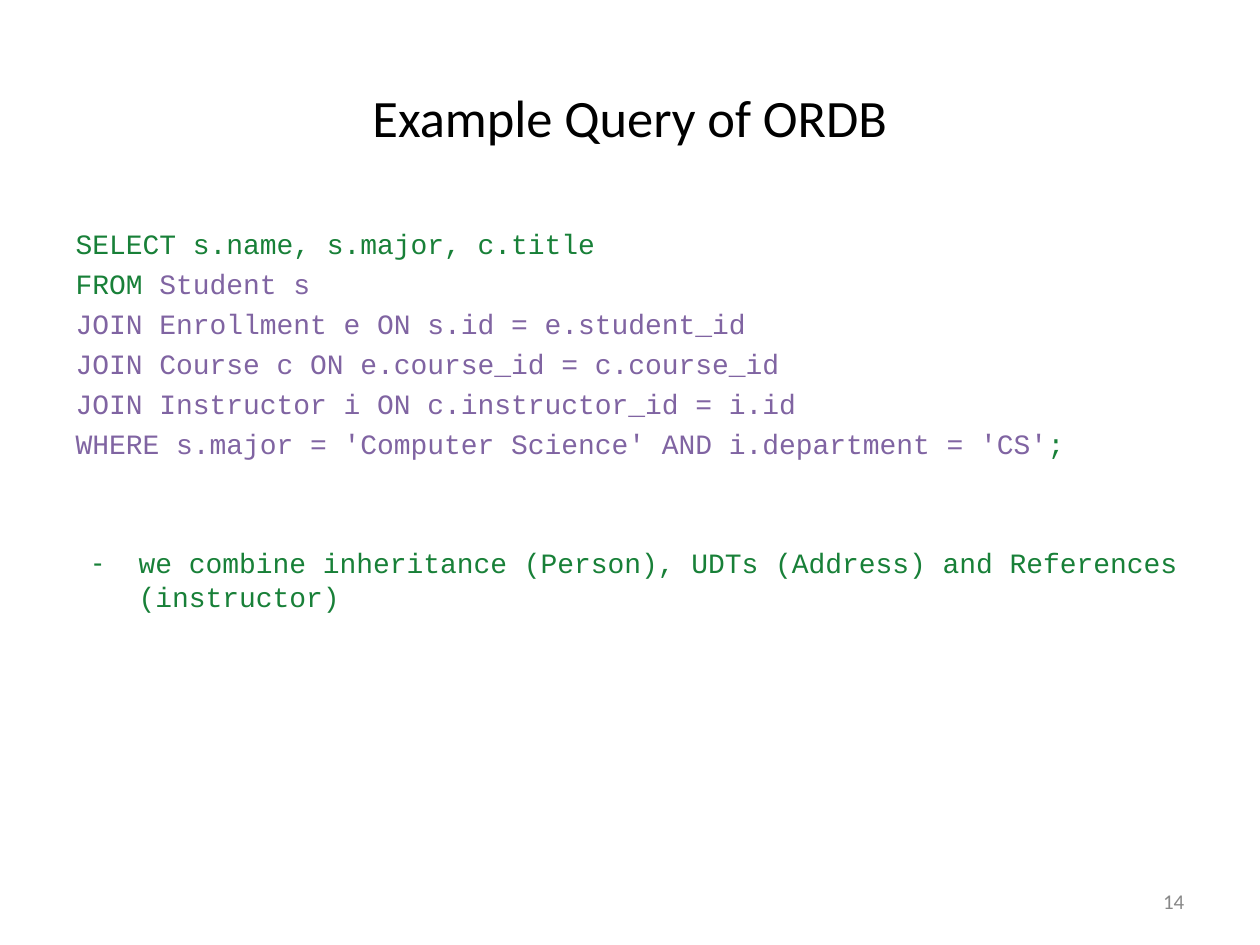
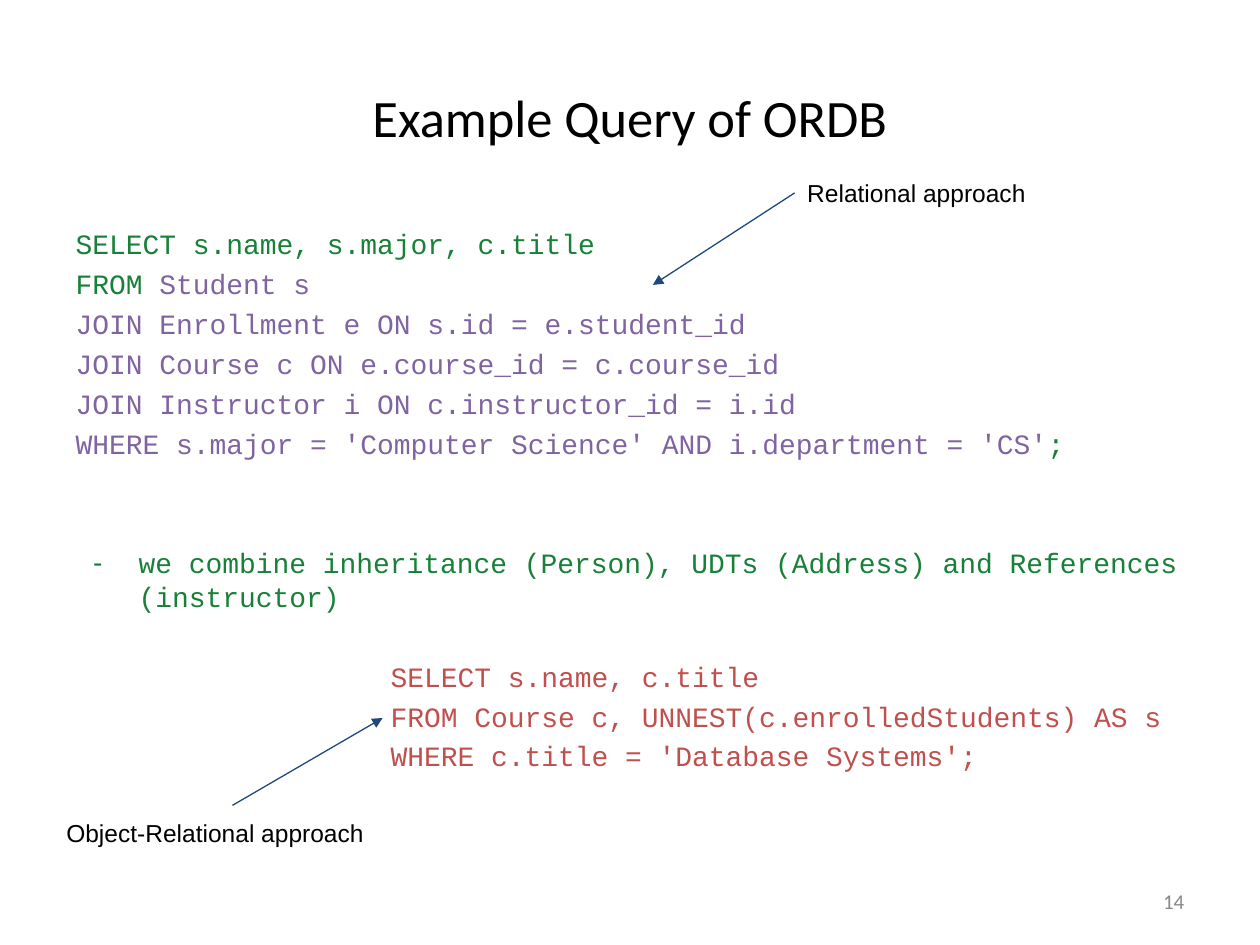
Before and after one commit to rizveeredwan/course-contents, a slide deck: slide 14 of CSE-3104/Slides/Introduction_to_modern_databases.pptx. Drawn at 1260x945 pixels with LibreOffice and Linux fonts; fonts in the diff are those of the drawing. Boxes give left, top, right and bottom in pixels: in the first picture for what was removed or moved away, otherwise in the second. Text is boxed around its words. In the diff, an @@ line names an element or a change of style, - is before the commit and + after.

Commit message:
with new data of Object Relational Query

```diff
--- a/CSE-3104/Slides/Introduction_to_modern_databases.pptx
+++ b/CSE-3104/Slides/Introduction_to_modern_databases.pptx
@@ arrow added from (795, 193) to (653, 285), #1F497D 0.75 pt @@
@@ text added at <box>807,184,1025,207</box>, 14 pt, text #000000 @@
+Relational approach
@@ text at <box>391,667,1161,772</box>: paragraphs added @@
+SELECT s.name, c.title
+FROM Course c, UNNEST(c.enrolledStudents) AS s
+WHERE c.title = 'Database Systems';
@@ arrow added from (233, 805) to (383, 718), #1F497D 0.75 pt @@
@@ text added at <box>66,824,363,847</box>, 14 pt, text #000000 @@
+Object-Relational approach
```
Also in this commit, not shown: 1 other slide changed, 5 slides added.
